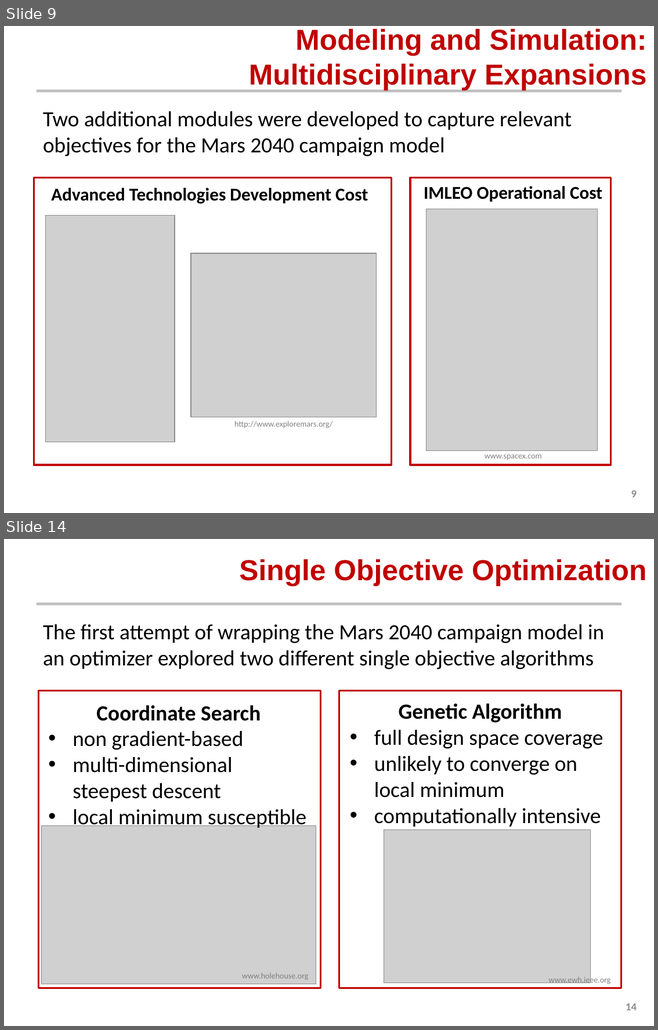
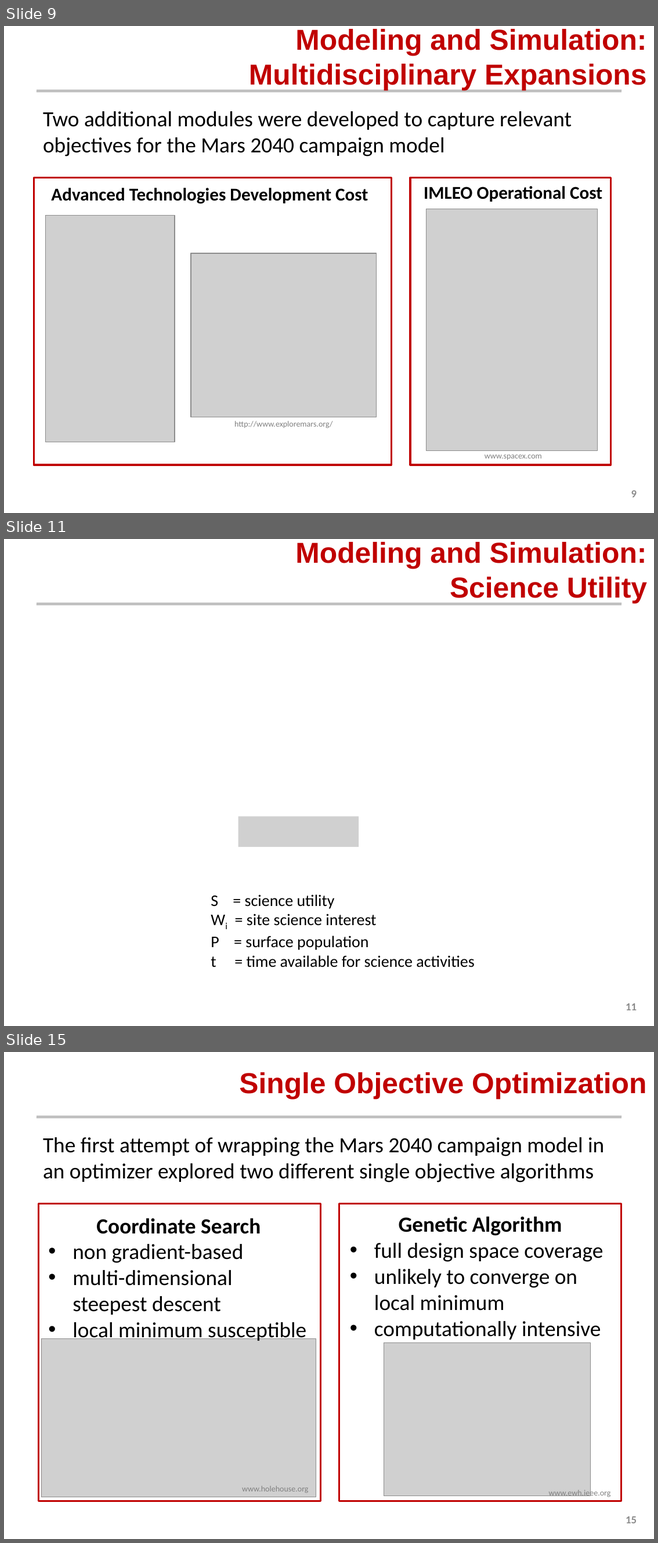
Before and after one commit to AeroSigma/Mars2040, a slide deck: MSDO/Assignment5/Mars 2040 Optimization Presentation.pptx. Shown one above the other, each under a label of ours: slides 9 and 14 before the commit, slides 9, 11 and 15 after it; the slides between them are not shown. The pictures are 658x1030 and 658x1543 pixels, drawn with LibreOffice and Linux fonts; fonts in the diff are those of the drawing; grey boxes stand for pictures; background and template pictures are left out. Boxes give left, top, right and bottom in pixels: in the first picture for what was removed or moved away, otherwise in the second. Text is boxed around its words. In the diff, an @@ line names an element or a change of style, - is before the commit and + after.

Commit message:
updated presentation
added slide on science utility

```diff
--- a/MSDO/Assignment5/Mars 2040 Optimization Presentation.pptx
+++ b/MSDO/Assignment5/Mars 2040 Optimization Presentation.pptx
@@ slide 11 added at <box>4,539,654,1026</box>, background #FFFFFF; not listed: 1 template element that a slide beside it also shows @@
@@ title added at <box>295,542,647,603</box>, 32 pt, text #C00000, bold @@
+Modeling and Simulation:
+Science Utility
@@ picture added at <box>238,816,358,847</box> @@
@@ text added at <box>210,895,474,968</box>, 18 pt, text #000000 @@
+S = science utility
+Wi = site science interest
+P = surface population
+t = time available for science activities
@@ page number added at <box>625,1004,636,1011</box>, 12 pt, text #8C8C8C, bold @@
+11
@@ what was slide 14 is now slide 15 @@
@@ page number at <box>625,1517,636,1524</box>: text changed @@
-14
+15
```
Also in this commit, not shown: 7 slides changed.
